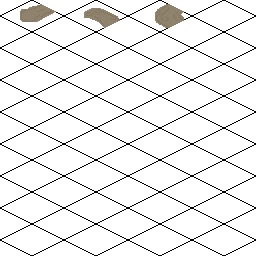
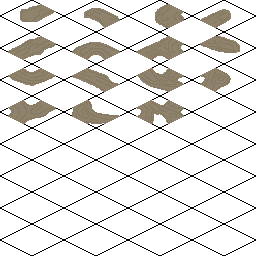
Layered file, before and after one edit (256 x 256). Changes by layer:
painted on "Roads" over [8, 9, 240, 124]
